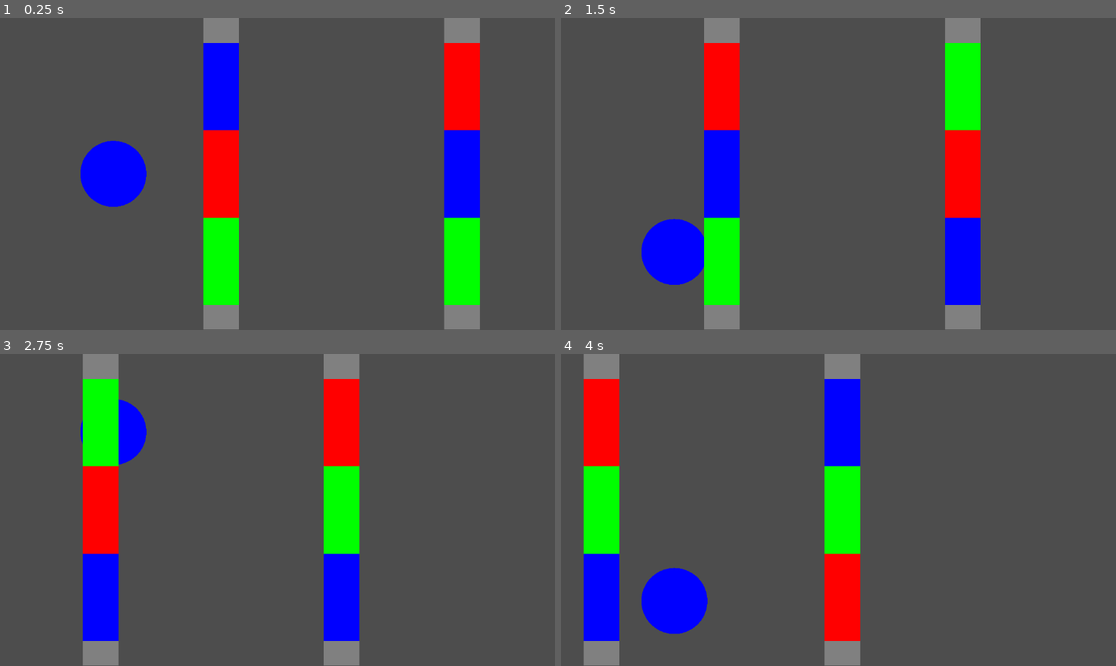
Above: before the commit, frames 1-4 (two rows, left to right).
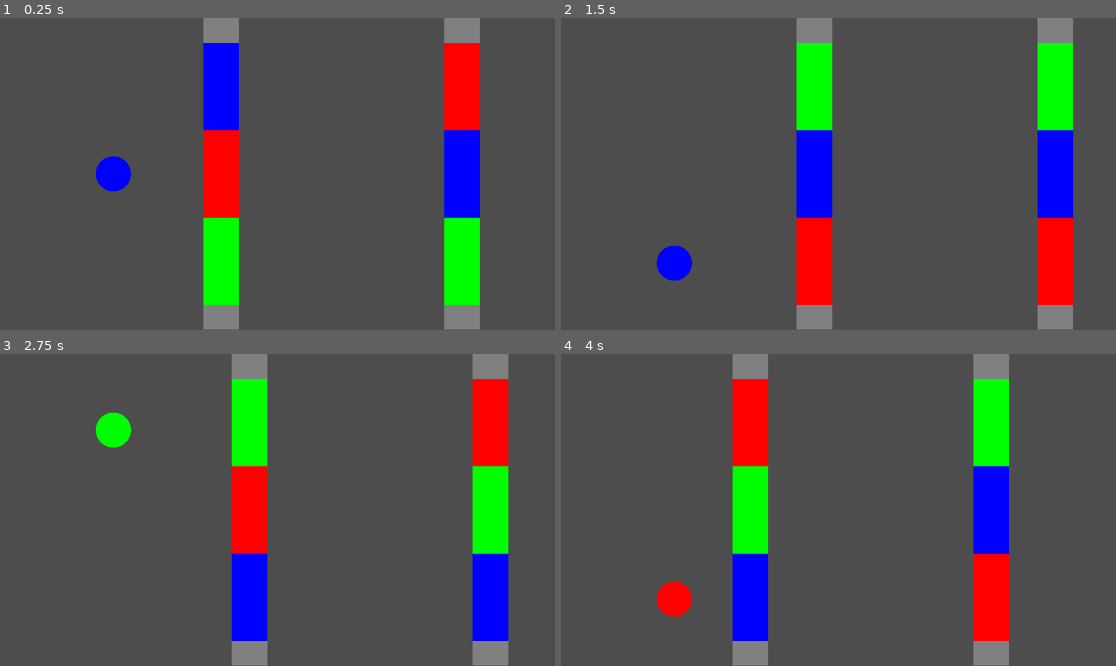
Above: after the commit, the same moments.

Repository: FantAsylum/RGBot
Game: Godot game, scene res://scenes/main_scene.tscn
Two runs of this game, one before a commit and one after it. Both use one fixed random seed, a clock stepped at 60 frames per second and the inputs below.
Inputs:
- Up to frame 1 (0.25 s): no input
- Up to frame 2 (1.5 s): hold W (move_up) 0.53-1.28 s; hold S (move_down) from 1.28 s (still down)
- Up to frame 3 (2.75 s): release S (move_down) at 2.03 s; hold W (move_up) from 2.03 s (still down)
- Up to frame 4 (4 s): release W (move_up) at 3.53 s; hold S (move_down) from 3.53 s (still down)

The runs differ from the first frame. In frame 1, 1.4% of the frame differs, in the area x 14-27%, y 39-61%; in frame 2, 27%; in frame 3, 26%; in frame 4, 28%, in the area x 4-81%, y 0-100%.

Commit message:
Implement barrier collision

Diff:
--- a/actors/Bot.gd
+++ b/actors/Bot.gd
@@ -12,8 +12,10 @@
 
 var rng = RandomNumberGenerator.new()
 
+var current_color_number: int
+
 func _ready():
-	sprite.material.set_shader_parameter("bot_color", random_color())
+	set_random_color()
 
 	var screen_size = DisplayServer.window_get_size()
 	middle_height   = screen_size.y / 2.
@@ -45,5 +47,11 @@
 
 	move_and_slide()
 
-func random_color():
-	return ColorManager.color_by_number[rng.randi() % 3]
+func set_random_color():
+	# TODO: should it be set to different color or the same is ok?
+	set_color(rng.randi() % 3)
+
+func set_color(color_number: int):
+	current_color_number = color_number
+	var color = ColorManager.color_by_number[color_number]
+	sprite.material.set_shader_parameter("bot_color", color)
--- a/actors/bot.tscn
+++ b/actors/bot.tscn
@@ -10,7 +10,7 @@
 [sub_resource type="PlaceholderTexture2D" id="PlaceholderTexture2D_ojimt"]
 
 [sub_resource type="RectangleShape2D" id="RectangleShape2D_5fgel"]
-size = Vector2(138, 138)
+size = Vector2(73, 72.5)
 
 [node name="Bot" type="CharacterBody2D"]
 position = Vector2(228, 320)
@@ -18,8 +18,9 @@
 
 [node name="Sprite" type="Sprite2D" parent="."]
 material = SubResource("ShaderMaterial_b0l0w")
-scale = Vector2(137, 137)
+scale = Vector2(73, 73)
 texture = SubResource("PlaceholderTexture2D_ojimt")
 
 [node name="CollisionShape2D" type="CollisionShape2D" parent="."]
+position = Vector2(0, -0.25)
 shape = SubResource("RectangleShape2D_5fgel")
--- a/managers/BarrierManager.gd
+++ b/managers/BarrierManager.gd
@@ -1,4 +1,6 @@
 extends Node2D
+
+signal barrier_is_entered(color_number: int)
 
 @export var barrier_scene: PackedScene = preload("res://objects/barrier.tscn")
 
@@ -22,3 +24,7 @@
 	instance.position = current_barrier_position.position
 	current_barrier_position.position = next_barrier_position.position
 	next_barrier_position.position.x += distance_between
+
+	instance.connect("barrier_is_entered",
+					 func(color_number):
+						emit_signal("barrier_is_entered", color_number))
--- a/objects/barrier.gd
+++ b/objects/barrier.gd
@@ -1,4 +1,9 @@
 extends Node2D
+
+# TODO: allow enter only one time?
+# TODO: blend colors of bot and barrier?
+signal barrier_is_entered(color_number: int)
+
 
 @onready var sprite = $Sprite
 
@@ -7,9 +12,20 @@
 func _ready():
 	color_numbers = [0, 1, 2]
 	color_numbers.shuffle()
-	print(color_numbers)
 
 	sprite.material = sprite.material.duplicate(true)
 	sprite.material.set_shader_parameter("firstColor", ColorManager.color_by_number[color_numbers[0]])
 	sprite.material.set_shader_parameter("secondColor", ColorManager.color_by_number[color_numbers[1]])
 	sprite.material.set_shader_parameter("thirdColor", ColorManager.color_by_number[color_numbers[2]])
+
+
+func _on_first_color_body_entered(body):
+	emit_signal("barrier_is_entered", color_numbers[0])
+
+
+func _on_second_color_body_entered(body):
+	emit_signal("barrier_is_entered", color_numbers[1])
+
+
+func _on_third_color_body_entered(body):
+	emit_signal("barrier_is_entered", color_numbers[2])
--- a/objects/barrier.tscn
+++ b/objects/barrier.tscn
@@ -12,6 +12,9 @@
 
 [sub_resource type="PlaceholderTexture2D" id="PlaceholderTexture2D_1mvba"]
 
+[sub_resource type="RectangleShape2D" id="RectangleShape2D_6q60y"]
+size = Vector2(74, 181)
+
 [node name="Barrier" type="Node2D"]
 script = ExtResource("1_rg4p3")
 
@@ -19,3 +22,24 @@
 material = SubResource("ShaderMaterial_t6vra")
 scale = Vector2(74.037, 647)
 texture = SubResource("PlaceholderTexture2D_1mvba")
+
+[node name="FirstColor" type="Area2D" parent="."]
+position = Vector2(0, -181)
+
+[node name="CollisionShape" type="CollisionShape2D" parent="FirstColor"]
+shape = SubResource("RectangleShape2D_6q60y")
+
+[node name="SecondColor" type="Area2D" parent="."]
+
+[node name="CollisionShape" type="CollisionShape2D" parent="SecondColor"]
+shape = SubResource("RectangleShape2D_6q60y")
+
+[node name="ThirdColor" type="Area2D" parent="."]
+position = Vector2(0, 181)
+
+[node name="CollisionShape" type="CollisionShape2D" parent="ThirdColor"]
+shape = SubResource("RectangleShape2D_6q60y")
+
+[connection signal="body_entered" from="FirstColor" to="." method="_on_first_color_body_entered"]
+[connection signal="body_entered" from="SecondColor" to="." method="_on_second_color_body_entered"]
+[connection signal="body_entered" from="ThirdColor" to="." method="_on_third_color_body_entered"]
--- a/scenes/MainScene.gd
+++ b/scenes/MainScene.gd
@@ -2,6 +2,7 @@
 
 @onready var bot: Bot = $Bot
 @onready var camera: Camera2D = $Camera
+@onready var colorManager = $ColorManager
 
 var distance_between_bot_and_camera: float
 
@@ -10,3 +11,10 @@
 
 func _process(delta):
 	camera.position.x = bot.position.x + distance_between_bot_and_camera
+
+
+func _on_barrier_manager_barrier_is_entered(color_number):
+	if bot.current_color_number == color_number:
+		bot.set_random_color()
+	else:
+		get_tree().reload_current_scene()
--- a/scenes/main_scene.tscn
+++ b/scenes/main_scene.tscn
@@ -20,3 +20,5 @@
 
 [node name="NextBarrierPosition" type="Marker2D" parent="BarrierManager"]
 position = Vector2(500, 0)
+
+[connection signal="barrier_is_entered" from="BarrierManager" to="." method="_on_barrier_manager_barrier_is_entered"]
Not shown: 1 places in objects/barrier.tscn that only renumber resources
